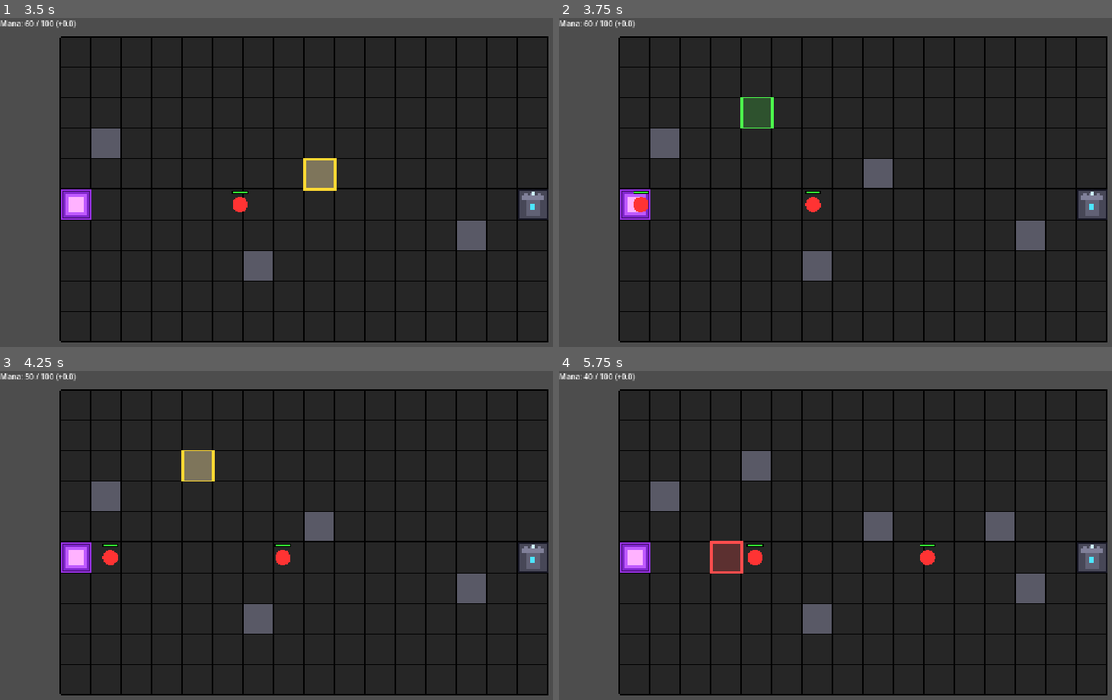
Above: before the commit, frames 1-4 (two rows, left to right).
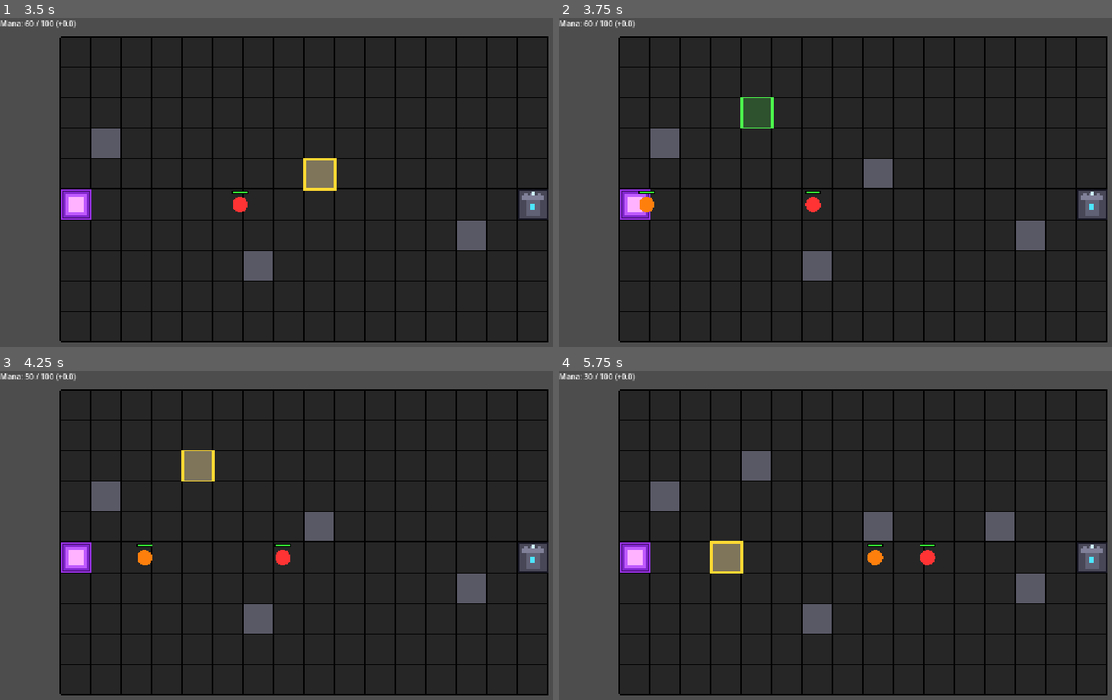
Above: after the commit, the same moments.

Repository: pawsforge/tower-defense
Game: Godot game, scene res://scenes/main/main.tscn
Same seed, same stepped clock (60 frames per second), same inputs: the game is played once before the commit and once after it.
Inputs (mouse positions are in pixels of both pictures, inside the frame that each line leads up to):
- Up to frame 1 (3.5 s): tap Enter at 0.5 s; move the mouse to (276, 258) at 0.52 s; tap R (start_round) at 0.6, 1.25, 1.35, 2.3, 2.75, 2.85 s; click (276, 258) at 0.67 s; move the mouse to (486, 241) at 1.27 s; click (486, 241) at 1.42 s; move the mouse to (121, 136) at 2.02 s; tap I at 2.1 s; click (121, 136) at 2.17 s; move the mouse to (337, 189) at 2.77 s; click (337, 189) at 2.92 s
- Up to frame 2 (3.75 s): move the mouse to (774, 103) at 3.52 s; tap R (start_round) at 3.6 s; click (774, 103) at 3.67 s
- Up to frame 3 (4.25 s): no input
- Up to frame 4 (5.75 s): move the mouse to (995, 525) at 4.27 s; tap I at 4.35 s; click (995, 525) at 4.42 s; tap R (start_round) at 4.55, 5.1 s; move the mouse to (741, 558) at 5.02 s; click (741, 558) at 5.17 s

Frame 1 is identical in both runs. In frame 2, 0.2% of the frame differs, in the area x 13-18%, y 52-60%; in frame 3, 0.3%; in frame 4, 0.9%, in the area x 4-59%, y 0-62%.

Commit message:
Add definition for enemies, resources for basic and fast enemies, and refactor Enemy and Main to use them

Diff:
--- /dev/null
+++ b/resources/enemy/definitions/basic_enemy.tres
@@ -0,0 +1,8 @@
+[gd_resource type="Resource" script_class="EnemyDefinition" format=3 uid="uid://d16g5bc4pfwll"]
+
+[ext_resource type="Script" uid="uid://clgpfmk70np2u" path="res://scripts/enemy/enemy_definition.gd" id="1_m2bwu"]
+
+[resource]
+script = ExtResource("1_m2bwu")
+max_health = 3
+metadata/_custom_type_script = "uid://clgpfmk70np2u"
--- /dev/null
+++ b/resources/enemy/definitions/fast_enemy.tres
@@ -0,0 +1,10 @@
+[gd_resource type="Resource" script_class="EnemyDefinition" format=3 uid="uid://c88xkkx53s7q4"]
+
+[ext_resource type="Script" uid="uid://clgpfmk70np2u" path="res://scripts/enemy/enemy_definition.gd" id="1_nhmoa"]
+
+[resource]
+script = ExtResource("1_nhmoa")
+max_health = 2
+move_speed = 240.0
+color = Color(1, 0.49803922, 0.050980393, 1)
+metadata/_custom_type_script = "uid://clgpfmk70np2u"
--- a/scripts/enemy/enemy.gd
+++ b/scripts/enemy/enemy.gd
@@ -1,3 +1,4 @@
+class_name Enemy
 extends Node2D
 
 signal died
@@ -5,29 +6,27 @@
 
 const HIT_FLASH_DURATION := 0.1
 
-@export var max_health: int = 3
-
 var path: Array[Vector2i] = []
 var path_index: int = 0
-var speed: float = 120.0
 var tile_size: int = 64
+var hit_flash_time: float = 0.0
 var health: int
-var hit_flash_time: float = 0.0
+var definition: EnemyDefinition
 
 
 func _ready():
-	health = max_health
-
 	if path.size() > 0:
 		position = cell_to_world_center(path[0])
 		path_index = 1
 
 
-func _physics_process(delta: float) -> void:
+func _process(delta: float) -> void:
 	if hit_flash_time > 0.0:
 		hit_flash_time = maxf(0.0, hit_flash_time - delta)
 		queue_redraw()
 
+
+func _physics_process(delta: float) -> void:
 	if path_index >= path.size():
 		emit_signal("reached_goal")
 		queue_free()
@@ -36,7 +35,7 @@
 	var target_cell: Vector2i = path[path_index]
 	var target_pos: Vector2 = cell_to_world_center(target_cell)
 
-	position = position.move_toward(target_pos, speed * delta)
+	position = position.move_toward(target_pos, definition.move_speed * delta)
 
 	if position.is_equal_approx(target_pos):
 		position = target_pos
@@ -51,7 +50,7 @@
 
 
 func _draw():
-	var body_color := Color(1.0, 0.2, 0.2)
+	var body_color := definition.color
 	if hit_flash_time > 0.0:
 		body_color = Color(1.0, 0.9, 0.9)
 
@@ -65,7 +64,7 @@
 	var bg_rect := Rect2(bar_x, bar_y, bar_width, bar_height)
 	draw_rect(bg_rect, Color(0.15, 0.15, 0.15))
 
-	var health_fraction := float(health) / float(max_health)
+	var health_fraction := float(health) / float(definition.max_health)
 
 	var inset := 1.0
 	var fill_rect := Rect2(
@@ -77,6 +76,13 @@
 	draw_rect(fill_rect, Color(0.2, 0.9, 0.2))
 
 	draw_rect(bg_rect, Color.BLACK, false, 2.0)
+
+
+func setup(p_definition: EnemyDefinition, p_path: Array[Vector2i]) -> void:
+	definition = p_definition
+	path = p_path
+
+	health = definition.max_health
 
 
 func get_current_cell() -> Vector2i:
@@ -129,7 +135,7 @@
 	queue_redraw()
 
 	var was_alive := health > 0
-	health = clampi(health - amount, 0, max_health)
+	health = clampi(health - amount, 0, definition.max_health)
 	if was_alive and health == 0:
 		die()
 
--- /dev/null
+++ b/scripts/enemy/enemy_definition.gd
@@ -0,0 +1,6 @@
+class_name EnemyDefinition
+extends Resource
+
+@export_range(1, 1000) var max_health: int = 1
+@export_range(30.0, 480.0, 1.0) var move_speed: float = 120.0
+@export_color_no_alpha var color: Color = Color(1.0, 0.2, 0.2)
--- a/scripts/main/main.gd
+++ b/scripts/main/main.gd
@@ -13,6 +13,8 @@
 var available_mana: float = max_mana
 var mana_pending_refund: float = 0.0
 var mana_regen_rate: float = 5.0
+var basic_enemy_definition := preload("res://resources/enemy/definitions/basic_enemy.tres")
+var fast_enemy_definition := preload("res://resources/enemy/definitions/fast_enemy.tres")
 
 @onready var mana_label: Label = $ManaLabel
 
@@ -66,7 +68,7 @@
 
 	print("Round started")
 
-	_spawn_enemy()
+	_spawn_enemy(_get_enemy_definition_for_spawn(enemies_spawned))
 	enemies_spawned += 1
 
 	if enemies_spawned < ENEMIES_PER_ROUND:
@@ -100,11 +102,11 @@
 	_update_mana_label()
 
 
-func _spawn_enemy():
+func _spawn_enemy(definition: EnemyDefinition) -> void:
 	current_round_path = $Grid.get_grid_path()
 
-	var enemy = EnemyScene.instantiate()
-	enemy.path = current_round_path
+	var enemy: Enemy = EnemyScene.instantiate()
+	enemy.setup(definition, current_round_path)
 	enemy.tile_size = $Grid.TILE_SIZE
 	enemy.died.connect(_on_enemy_died)
 	enemy.reached_goal.connect(_on_enemy_reached_goal)
@@ -128,7 +130,7 @@
 		$RoundSpawnTimer.stop()
 		return
 
-	_spawn_enemy()
+	_spawn_enemy(_get_enemy_definition_for_spawn(enemies_spawned))
 	enemies_spawned += 1
 
 	if enemies_spawned >= ENEMIES_PER_ROUND:
@@ -162,7 +164,14 @@
 		return
 
 	for child in $Grid.get_children():
-		if child.has_method("get_repath_anchor_cell") and child.has_method("repath"):
+		if child is Enemy:
+			var enemy: Enemy = child
 			var anchor_cell: Vector2i = child.get_repath_anchor_cell()
 			var new_path: Array[Vector2i] = $Grid.get_grid_path_from(anchor_cell)
 			child.repath(new_path)
+
+
+func _get_enemy_definition_for_spawn(spawn_index: int) -> EnemyDefinition:
+	if spawn_index % 2 == 1:
+		return fast_enemy_definition
+	return basic_enemy_definition
Not shown, added: scripts/enemy/enemy_definition.gd.uid
